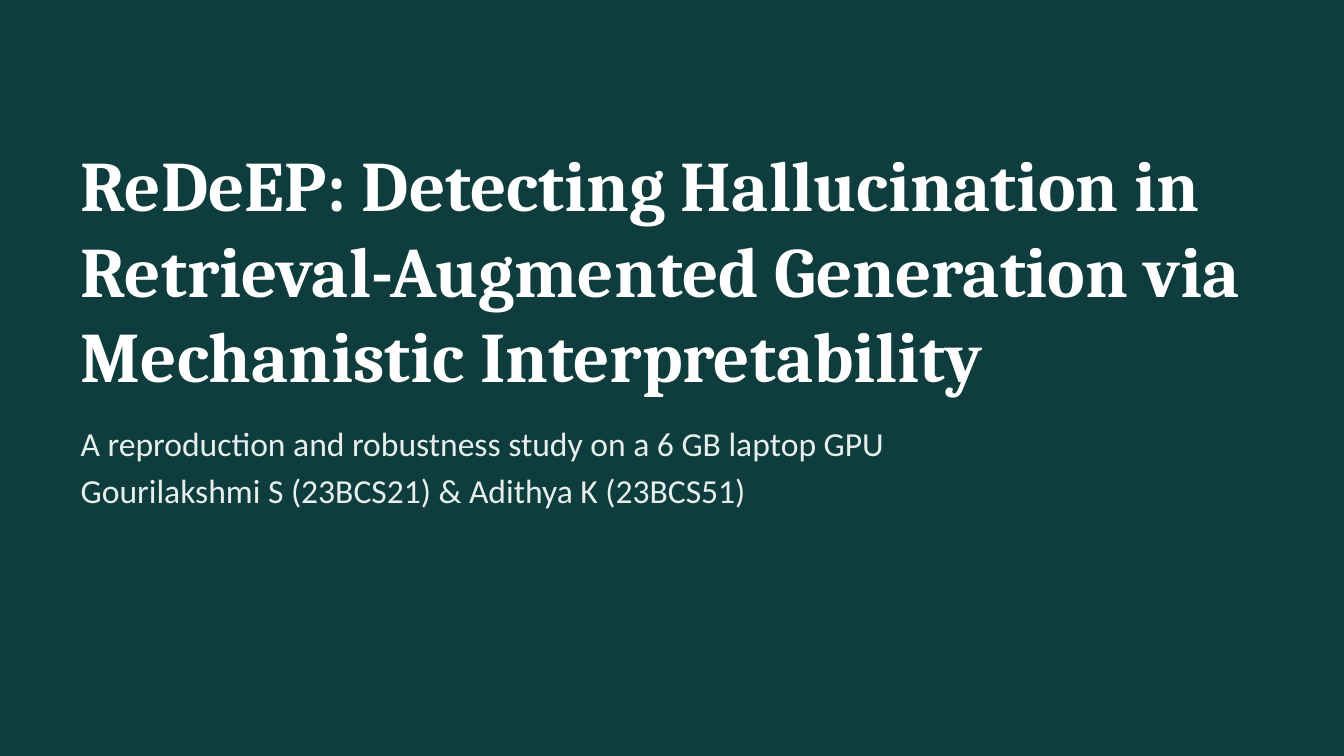
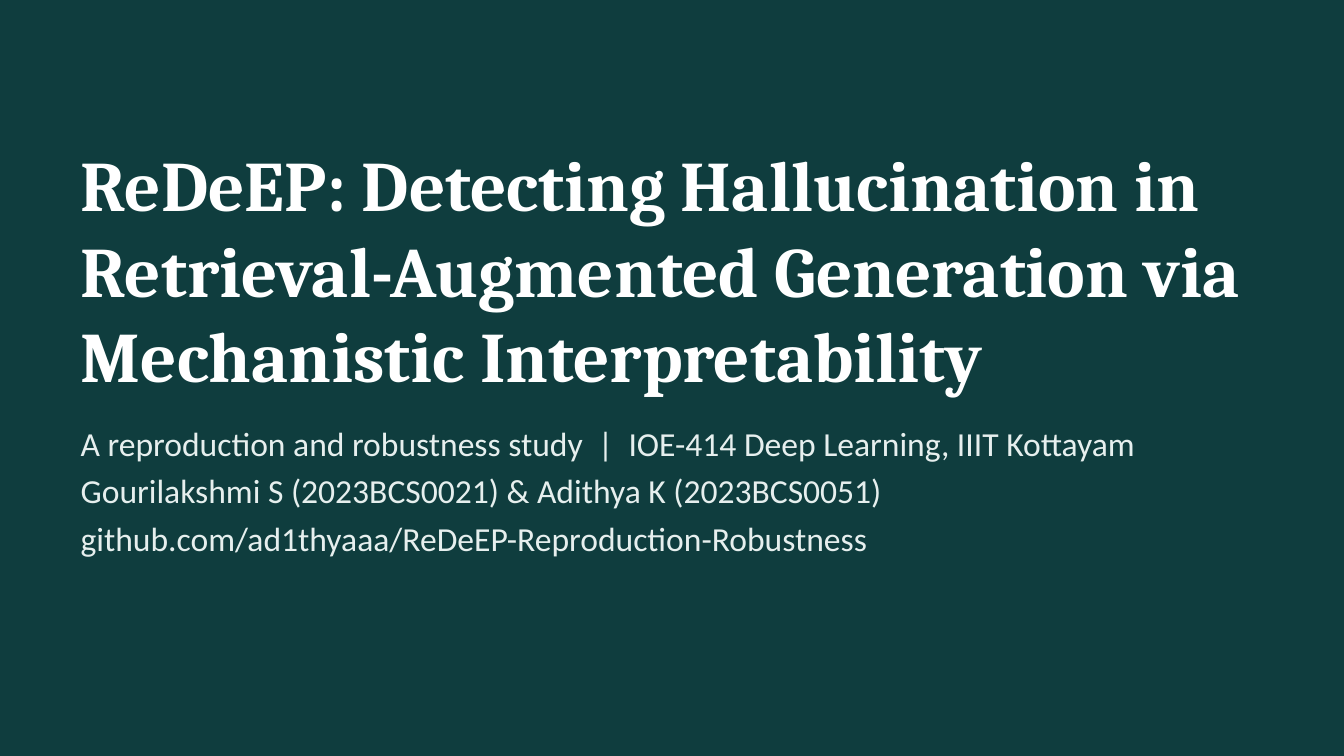
Before and after one commit to ad1thyaaa/ReDeEP-Reproduction-Robustness, a slide deck: slide 1 of presentation/ReDeEP_presentation.pptx. Drawn at 1344x756 pixels with LibreOffice and Linux fonts; fonts in the diff are those of the drawing. Boxes give left, top, right and bottom in pixels: in the first picture for what was removed or moved away, otherwise in the second. Text is boxed around its words. In the diff, an @@ line names an element or a change of style, - is before the commit and + after.

```diff
--- a/presentation/ReDeEP_presentation.pptx
+++ b/presentation/ReDeEP_presentation.pptx
@@ text at (81,432,1135,557): text changed @@
-A reproduction and robustness study on a 6 GB laptop GPU
-Gourilakshmi S (23BCS21) & Adithya K (23BCS51)
+A reproduction and robustness study | IOE-414 Deep Learning, IIIT Kottayam
+Gourilakshmi S (2023BCS0021) & Adithya K (2023BCS0051)
+github.com/ad1thyaaa/ReDeEP-Reproduction-Robustness
```
Also in this commit, not shown: 1 slide added, 8 other files.
